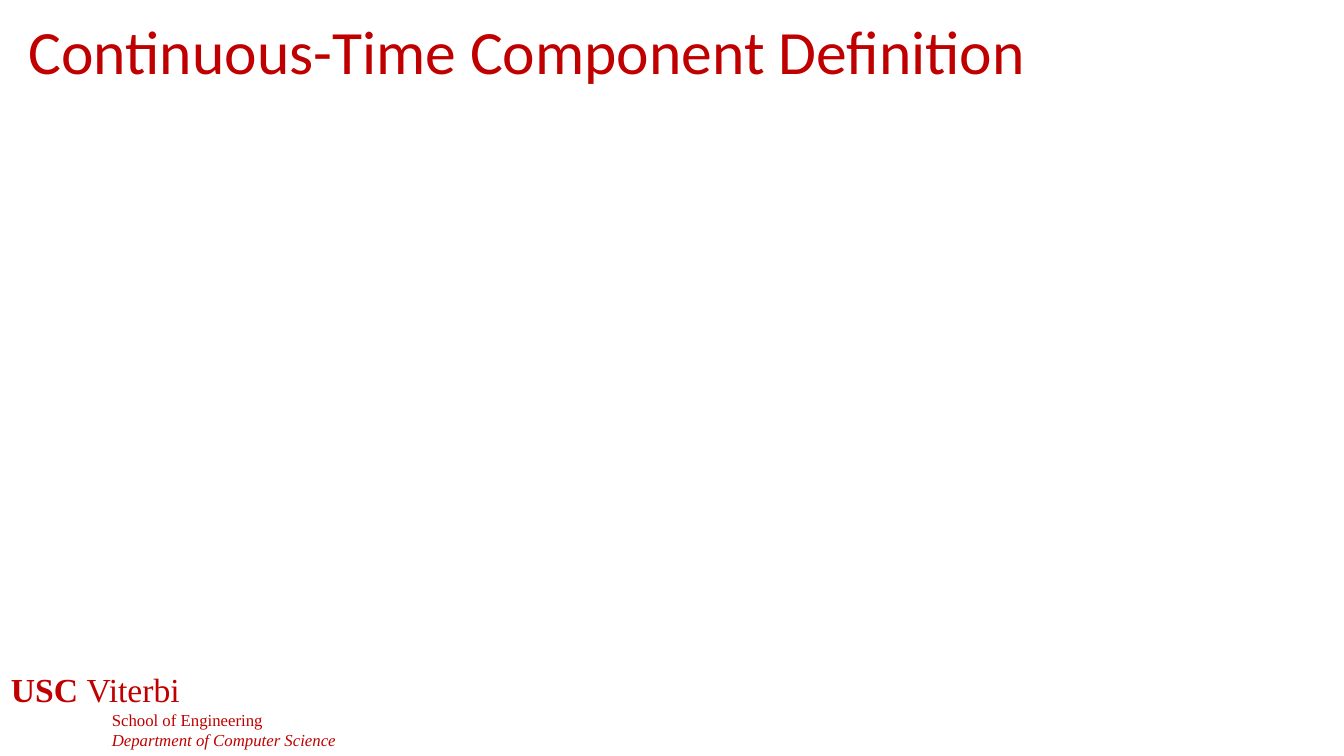
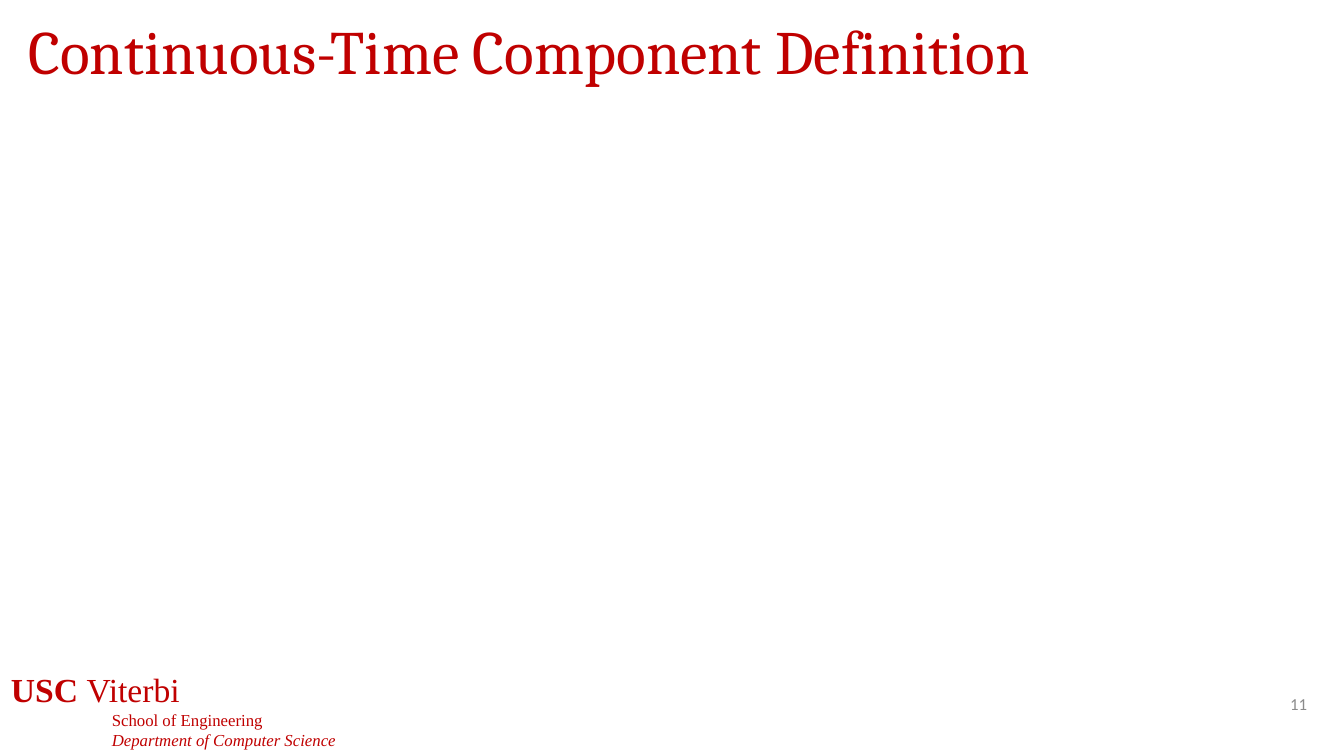
Before and after one commit to jdeshmukh/jdeshmukh.github.io, a slide deck: slide 11 of teaching/cs513-autocps-fall-2026/slides/DynamicalSystems.pptx. Drawn at 1344x756 pixels with LibreOffice and Linux fonts; fonts in the diff are those of the drawing; grey boxes stand for pictures; background and template pictures are left out. Boxes give left, top, right and bottom in pixels: in the first picture for what was removed or moved away, otherwise in the second. Text is boxed around its words. In the diff, an @@ line names an element or a change of style, - is before the commit and + after.

```diff
--- a/teaching/cs513-autocps-fall-2026/slides/DynamicalSystems.pptx
+++ b/teaching/cs513-autocps-fall-2026/slides/DynamicalSystems.pptx
@@ title "Continuous-Time Component Definition" at bbox=[28, 30, 1029, 87]: font Calibri to Cambria @@
@@ page number added at bbox=[1290, 699, 1307, 710], 12 pt, text #8C8C8C @@
+11
```
Also in this commit, not shown: 25 other slides changed, 3 other files.
